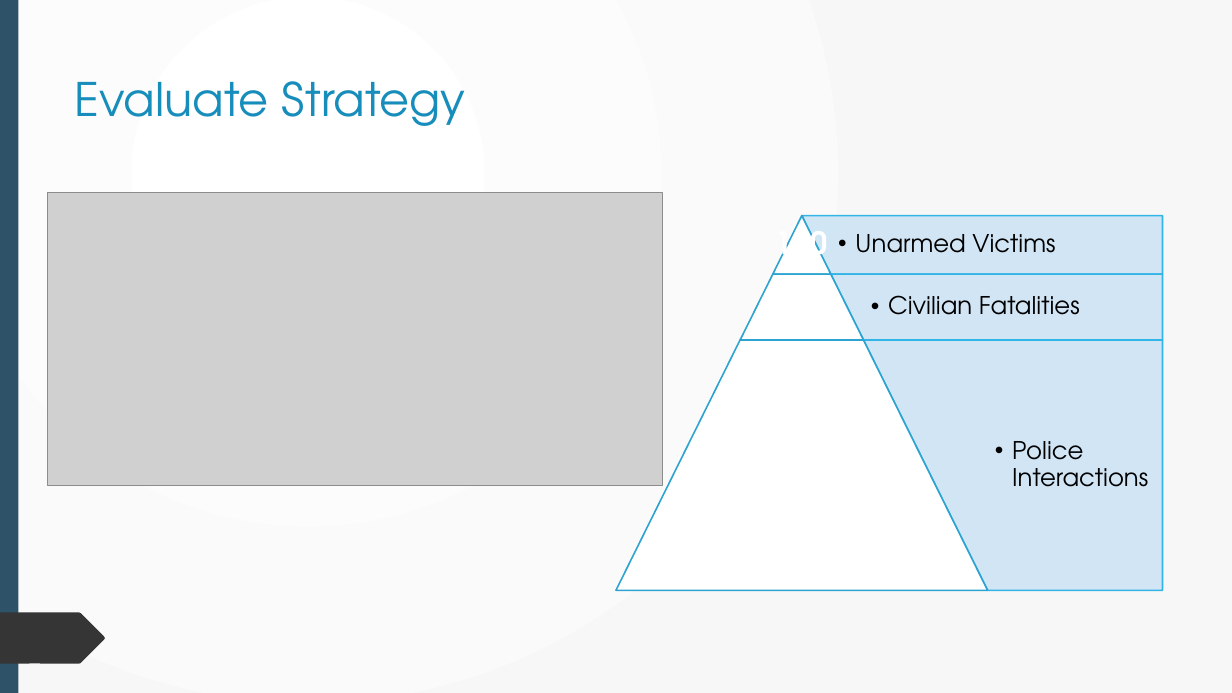
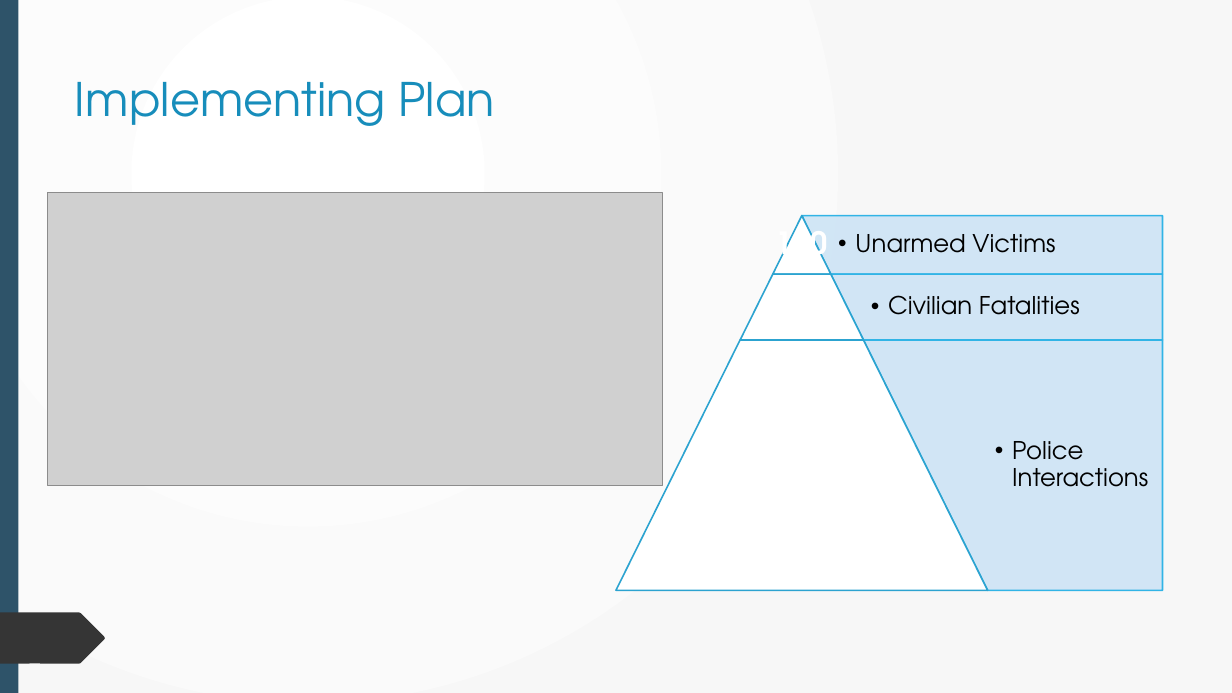
Before and after one commit to dr-natetorious/TIM-7101-Statistics, a slide deck: slide 13 of Section_3_Mgmt_Informed/Week8_Presentation/BachmeierNTIM7101-8.pptx. Drawn at 1232x693 pixels with LibreOffice and Linux fonts; fonts in the diff are those of the drawing; grey boxes stand for pictures. Boxes give left, top, right and bottom in pixels: in the first picture for what was removed or moved away, otherwise in the second. Text is boxed around its words. In the diff, an @@ line names an element or a change of style, - is before the commit and + after.

```diff
--- a/Section_3_Mgmt_Informed/Week8_Presentation/BachmeierNTIM7101-8.pptx
+++ b/Section_3_Mgmt_Informed/Week8_Presentation/BachmeierNTIM7101-8.pptx
@@ title at <box>75,82,495,126</box>: text changed @@
-Evaluate Strategy
+Implementing Plan
```
Also in this commit, not shown: 4 other slides changed, 1 other file.
